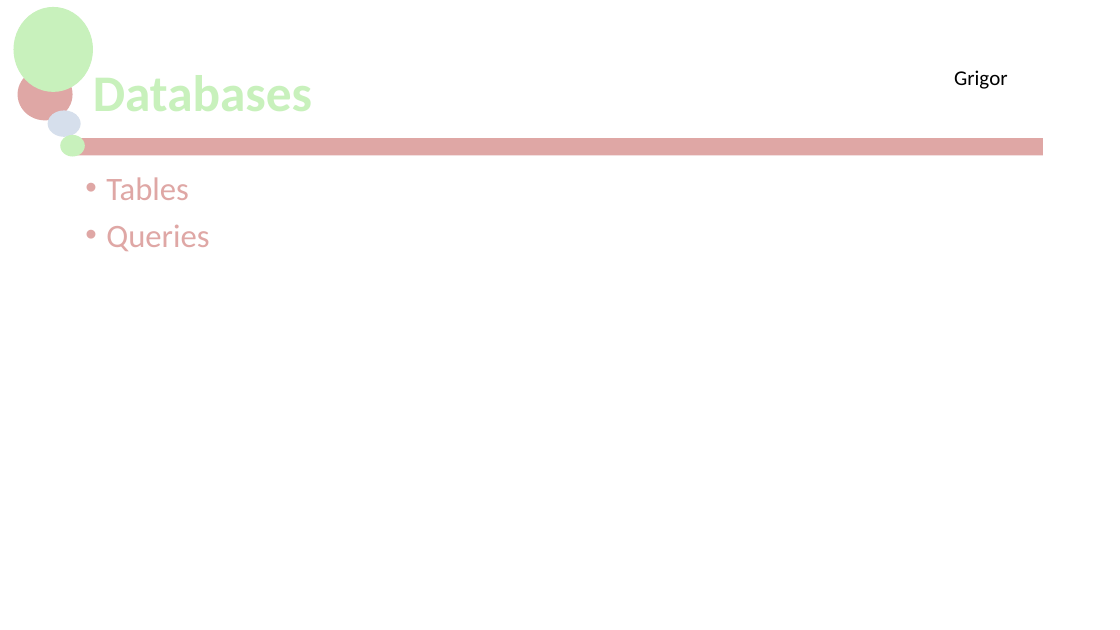
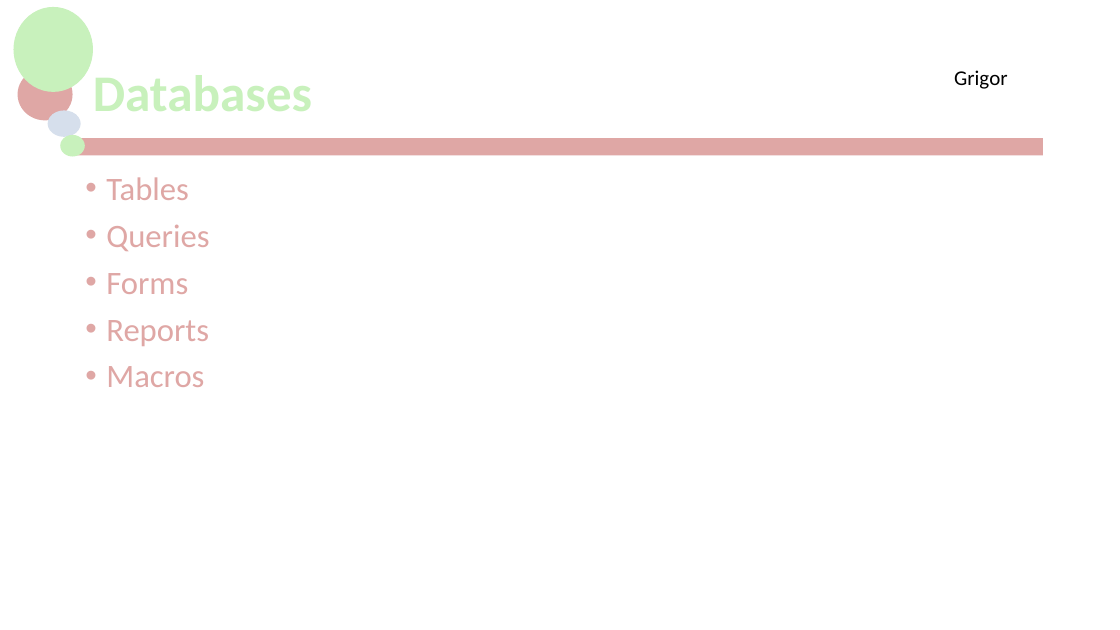
Before and after one commit to jackG97/Project, a slide deck: slide 10 of MCTV Limited.pptx. Drawn at 1120x630 pixels with LibreOffice and Linux fonts; fonts in the diff are those of the drawing; background and template pictures are left out. Boxes give left, top, right and bottom in pixels: in the first picture for what was removed or moved away, otherwise in the second. Text is boxed around its words. In the diff, an @@ line names an element or a change of style, - is before the commit and + after.

Commit message:
Add Database and UML to Presentation

```diff
--- a/MCTV Limited.pptx
+++ b/MCTV Limited.pptx
@@ text at bbox=[106, 273, 209, 387]: paragraphs added @@
+• Forms
+• Reports
+• Macros
```
Also in this commit, not shown: 1 other slide changed, 17 slides added, 1 slide removed.
